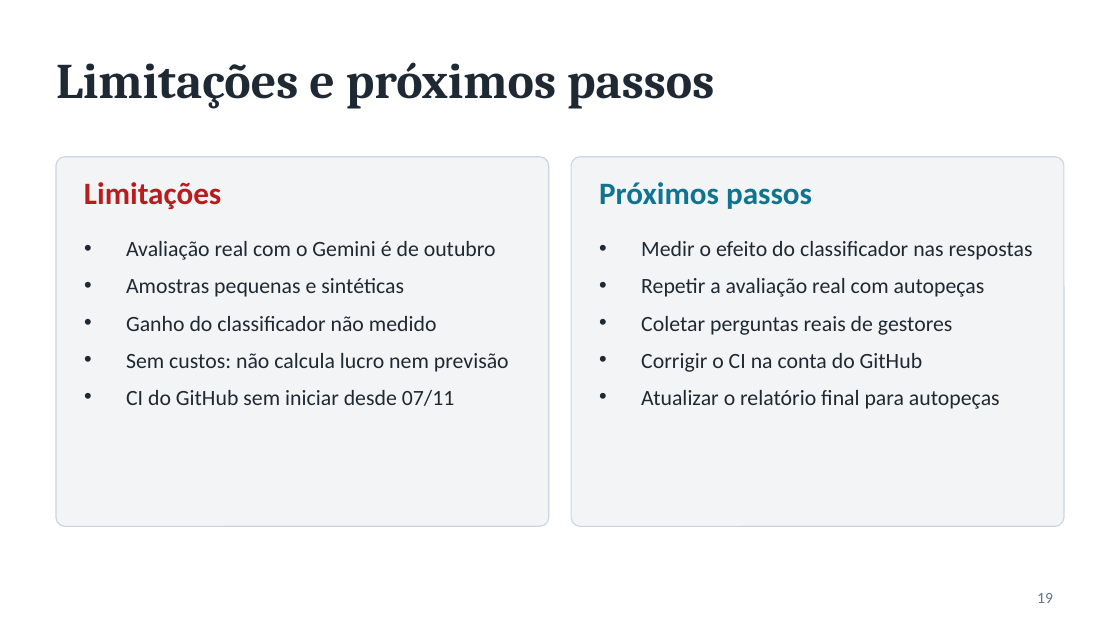
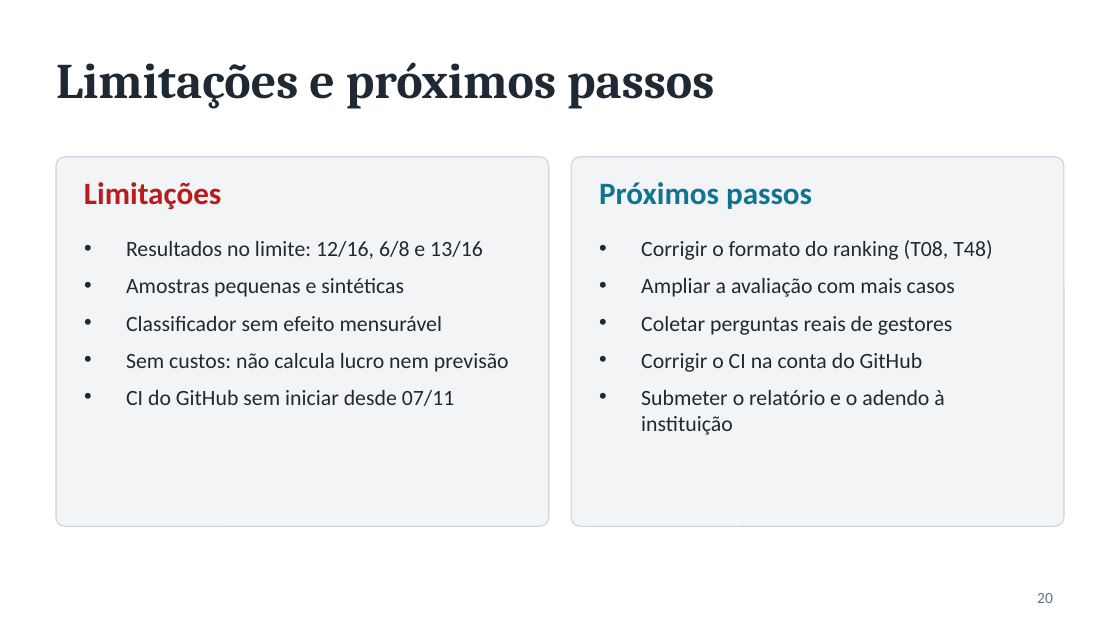
Before and after one commit to arthurhassuma/Asst.-Conversacional-de-BI-via-Aplicativo-de-Mensagens-com-IA, a slide deck: slide 20 of docs/entregaveis/apresentacao-projeto.pptx (slide 19 before the commit). Drawn at 1120x630 pixels with LibreOffice and Linux fonts; fonts in the diff are those of the drawing. Boxes give left, top, right and bottom in pixels: in the first picture for what was removed or moved away, otherwise in the second. Text is boxed around its words. In the diff, an @@ line names an element or a change of style, - is before the commit and + after.

```diff
--- a/docs/entregaveis/apresentacao-projeto.pptx
+++ b/docs/entregaveis/apresentacao-projeto.pptx
@@ text at bbox=[126, 241, 483, 259]: text changed @@
-• Avaliação real com o Gemini é de outubro
+• Resultados no limite: 12/16, 6/8 e 13/16
@@ text at bbox=[641, 240, 992, 297]: text changed @@
-• Medir o efeito do classificador nas respostas
-• Repetir a avaliação real com autopeças
+• Corrigir o formato do ranking (T08, T48)
+• Ampliar a avaliação com mais casos
@@ text at bbox=[126, 316, 442, 331]: text changed @@
-• Ganho do classificador não medido
+• Classificador sem efeito mensurável
@@ text at bbox=[641, 390, 944, 435]: text changed @@
-• Atualizar o relatório final para autopeças
+• Submeter o relatório e o adendo à instituição
@@ page number at bbox=[1037, 593, 1053, 603]: text changed @@
-19
+20
```
Also in this commit, not shown: 4 other slides changed, 1 slide added, 7 other files.
